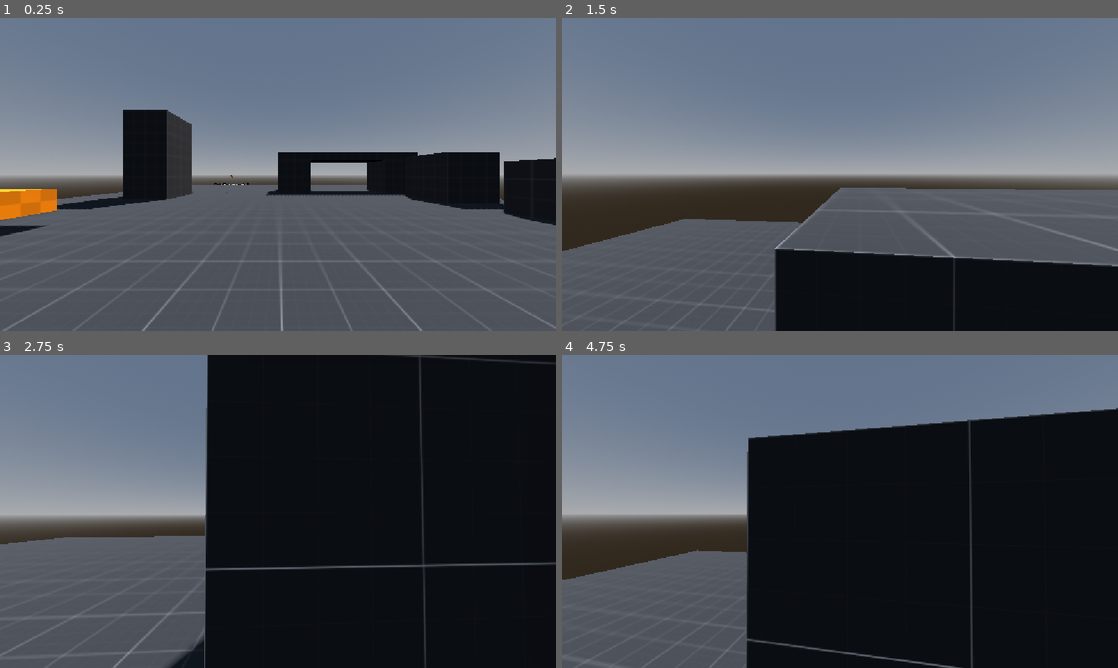
Above: before the commit, frames 1-4 (two rows, left to right).
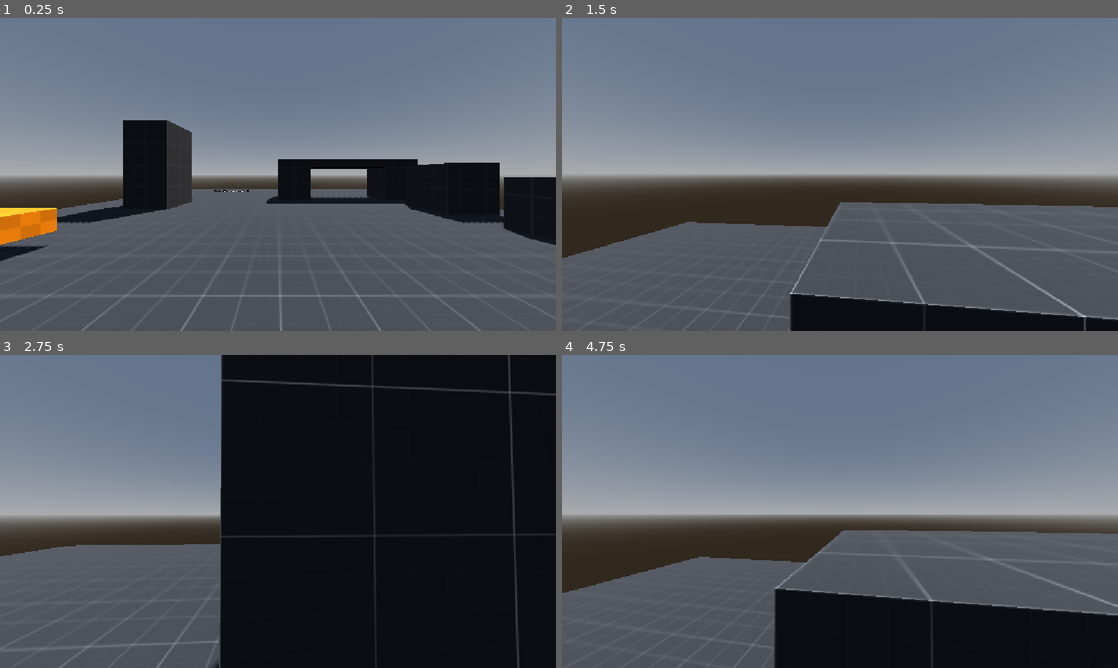
Above: after the commit, the same moments.

Repository: mensiamondher-coder/pfems
Game: Godot game, scene res://maps/prototype/prototype_level.tscn
Same seed, same stepped clock (60 frames per second), same inputs: the game is played once before the commit and once after it.
Inputs (mouse positions are in pixels of both pictures, inside the frame that each line leads up to):
- Up to frame 1 (0.25 s): no input
- Up to frame 2 (1.5 s): move the mouse to (867, 174) at 0.52 s; hold W (move_forward) from 0.53 s (still down); tap Shift (dash) at 0.6, 1.35 s; tap Space (jump) at 0.77 s; move the mouse to (812, 174) at 1.27 s
- Up to frame 3 (2.75 s): keep holding W (move_forward); tap Space (jump) at 1.52 s; move the mouse to (289, 505) at 2.02 s; tap Shift (dash) at 2.1 s
- Up to frame 4 (4.75 s): keep holding W (move_forward); move the mouse to (834, 517) at 2.77 s; tap Shift (dash) at 2.85, 3.6, 4.35 s; tap Space (jump) at 3.02, 3.77, 4.52 s; move the mouse to (878, 514) at 3.52 s; move the mouse to (795, 508) at 4.27 s

The runs differ from the first frame. In frame 1, 8.7% of the frame differs, in the area x 0-100%, y 29-100%; in frame 2, 14%; in frame 3, 6.5%; in frame 4, 41%, in the area x 0-100%, y 16-100%.

Commit message:
Fixed the player's collision, shapecast, and debug mesh size and positions 👍

Diff:
--- a/Player/player.tscn
+++ b/Player/player.tscn
@@ -4,20 +4,17 @@
 [ext_resource type="Script" uid="uid://cfjxo4v7x42ep" path="res://Player/shape_cast_3d.gd" id="2_4ntmi"]
 
 [sub_resource type="CapsuleShape3D" id="CapsuleShape3D_player"]
-radius = 0.35
-height = 0.9
+height = 1.625
 
 [sub_resource type="CapsuleMesh" id="CapsuleMesh_debug"]
-radius = 0.3
-height = 1.1275879
+height = 1.625
 
 [sub_resource type="StandardMaterial3D" id="StandardMaterial3D_debug"]
 transparency = 1
 albedo_color = Color(0.2, 0.8, 0.3, 0.6)
 
 [sub_resource type="CapsuleShape3D" id="CapsuleShape3D_l8h54"]
-radius = 0.35
-height = 0.9
+height = 1.625
 
 [node name="Player" type="CharacterBody3D" unique_id=143983222]
 script = ExtResource("1_player")
@@ -27,11 +24,11 @@
 gravity = 15.0
 
 [node name="CollisionShape3D" type="CollisionShape3D" parent="." unique_id=1384579675]
-transform = Transform3D(1, 0, 0, 0, 1, 0, 0, 0, 1, 0, 0.9, 0)
+transform = Transform3D(1, 0, 0, 0, 1, 0, 0, 0, 1, 0, 0.8125, 0)
 shape = SubResource("CapsuleShape3D_player")
 
 [node name="DebugMesh" type="MeshInstance3D" parent="CollisionShape3D" unique_id=989102875]
-transform = Transform3D(0.99999994, 0, 0, 0, 0.99999994, 0, 0, 0, 0.99999994, 0, 0.11711419, 0)
+transform = Transform3D(0.99999994, 0, 0, 0, 0.99999994, 0, 0, 0, 0.99999994, 0, 0, 0)
 mesh = SubResource("CapsuleMesh_debug")
 surface_material_override/0 = SubResource("StandardMaterial3D_debug")
 
@@ -40,7 +37,7 @@
 fov = 90.0
 
 [node name="ShapeCast3D" type="ShapeCast3D" parent="." unique_id=1845310572]
-transform = Transform3D(1, 0, 0, 0, 1, 0, 0, 0, 1, 0, 1, 0)
+transform = Transform3D(1, 0, 0, 0, 1, 0, 0, 0, 1, 0, 0.815, 0)
 shape = SubResource("CapsuleShape3D_l8h54")
 target_position = Vector3(0, 0, 0)
 script = ExtResource("2_4ntmi")
Not shown, changed: icon.svg.import
